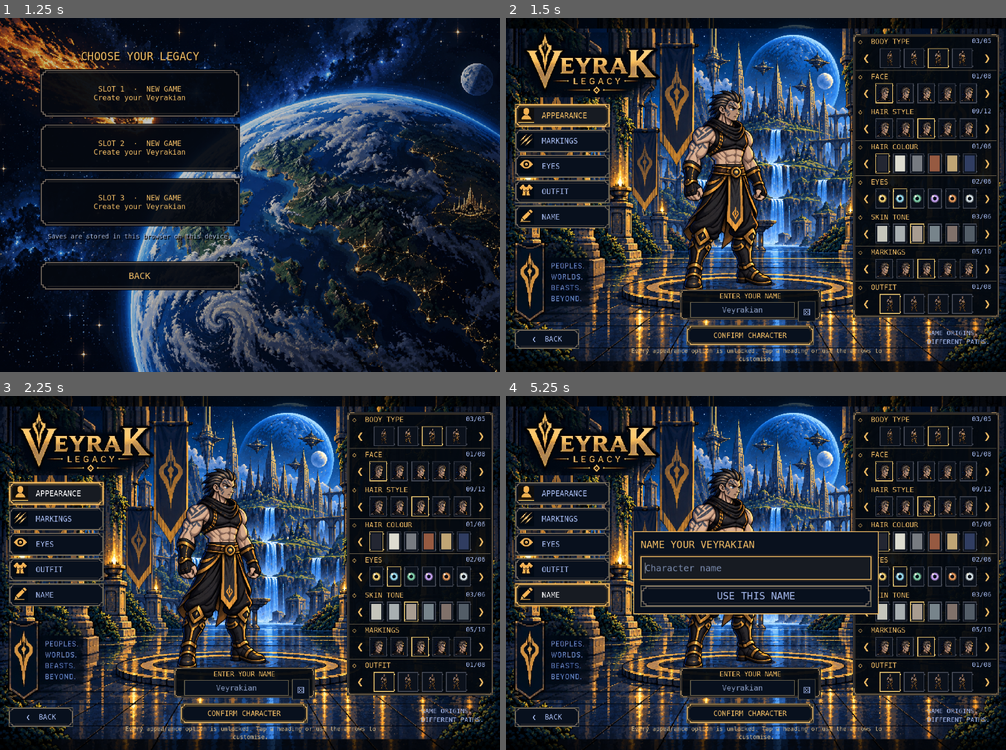
Above: before the commit, frames 1-4 (two rows, left to right).
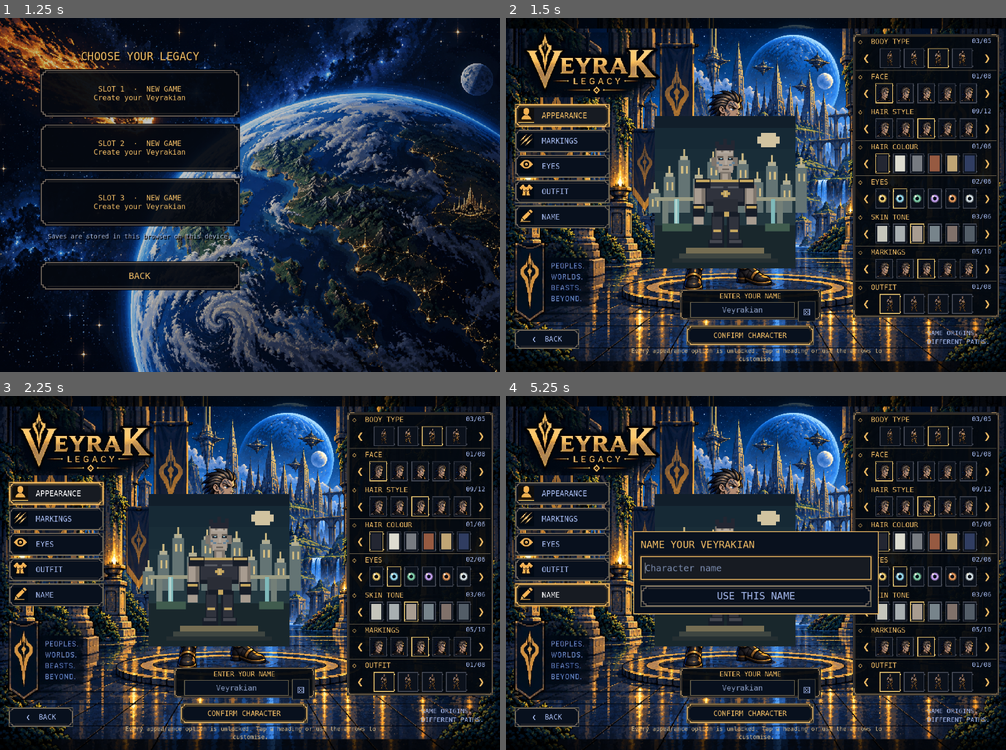
Above: after the commit, the same moments.

Repository: marleyharris2033-ship-it/Veyrak-legacy-
Game: Godot game, scene res://home.tscn
The game is run twice, just before and just after one commit, with the same random seed, the same clock (stepped at 60 frames per second) and the same inputs.
Inputs:
- Up to frame 1 (1.25 s): click "START" at 0.5 s
- Up to frame 2 (1.5 s): click "SLOT 1 · NEW GAME Create your…" at 1.25 s
- Up to frame 3 (2.25 s): click "APPEARANCE" at 2 s
- Up to frame 4 (5.25 s): click "MARKINGS" at 2.75 s; click "EYES" at 3.5 s; click "OUTFIT" at 4.25 s; click "NAME" at 5 s

Frame 1 is identical in both runs. In frame 2, 11% of the frame differs, in the area x 28-61%, y 27-71%; in frame 3, 11%; in frame 4, 4.4%.

Commit message:
Connect creator choices to live Veyrakian renderer

Diff:
--- a/scripts/reference_creator.gd
+++ b/scripts/reference_creator.gd
@@ -5,6 +5,7 @@
 const OrnateButton = preload("res://scripts/ornate_button.gd")
 const BACKGROUND = preload("res://assets/creator/veyathuun-background-v1.png")
 const CHARACTER = preload("res://assets/creator/veyrakian-default-v1.png")
+const PixelPortrait = preload("res://scripts/portrait.gd")
 const REFERENCE = preload("res://assets/creator/layout-reference.jpeg")
 const PALETTE = preload("res://assets/creator/character_palette.gdshader")
 const GOLD = Color("efbb64")
@@ -19,6 +20,7 @@
 var background: TextureRect
 var scene_background: TextureRect
 var warrior: TextureRect
+var live_character: Control
 var warrior_material: ShaderMaterial
 var name_input: LineEdit
 var status: Label
@@ -146,6 +148,10 @@
 	warrior_material = ShaderMaterial.new()
 	warrior_material.shader = PALETTE
 	warrior.material = warrior_material
+	live_character = PixelPortrait.new()
+	live_character.show_face = false
+	live_character.mouse_filter = Control.MOUSE_FILTER_IGNORE
+	canvas.add_child(live_character)
 	var category_names = ["APPEARANCE", "MARKINGS", "EYES", "OUTFIT", "NAME"]
 	for i in range(5):
 		var button = _button(canvas, category_names[i], func(): _category(i))
@@ -257,6 +263,10 @@
 	character_rect.position.x -= character_rect.size.x * (build_width - 1.0) * 0.5
 	character_rect.size.x *= build_width
 	_place(warrior, character_rect.position.x, character_rect.position.y, character_rect.size.x, character_rect.size.y)
+	_place(live_character, character_rect.position.x, character_rect.position.y, character_rect.size.x, character_rect.size.y)
+	# The layered pixel renderer becomes the live customisable character. Keep the approved artwork behind it as a subtle silhouette reference.
+	warrior.modulate = Color(1, 1, 1, 0.12)
+	live_character.scale = Vector2.ONE
 	# STRETCH_SCALE applies the chosen body silhouette, keeping foot height fixed.
 	warrior.stretch_mode = TextureRect.STRETCH_SCALE
 	var panel_rect = Rect2(18, 1010, 732, 1000) if portrait_layout else Rect2(1066, 17, 449, 873)
@@ -310,6 +320,7 @@
 				var colours = VeyrakProfile.SKIN_COLOURS if key == "skin" else (VeyrakProfile.HAIR_COLOURS if key == "hair_colour" else VeyrakProfile.EYE_COLOURS)
 				tile.tint = Color(colours[tile.option_index])
 			tile.queue_redraw()
+	live_character.update_character(profile)
 	warrior_material.set_shader_parameter("skin_tone", Color(VeyrakProfile.SKIN_COLOURS[profile.skin]))
 	warrior_material.set_shader_parameter("hair_tone", Color(VeyrakProfile.HAIR_COLOURS[profile.hair_colour]))
 	warrior_material.set_shader_parameter("eye_tone", Color(VeyrakProfile.EYE_COLOURS[profile.eyes]))
